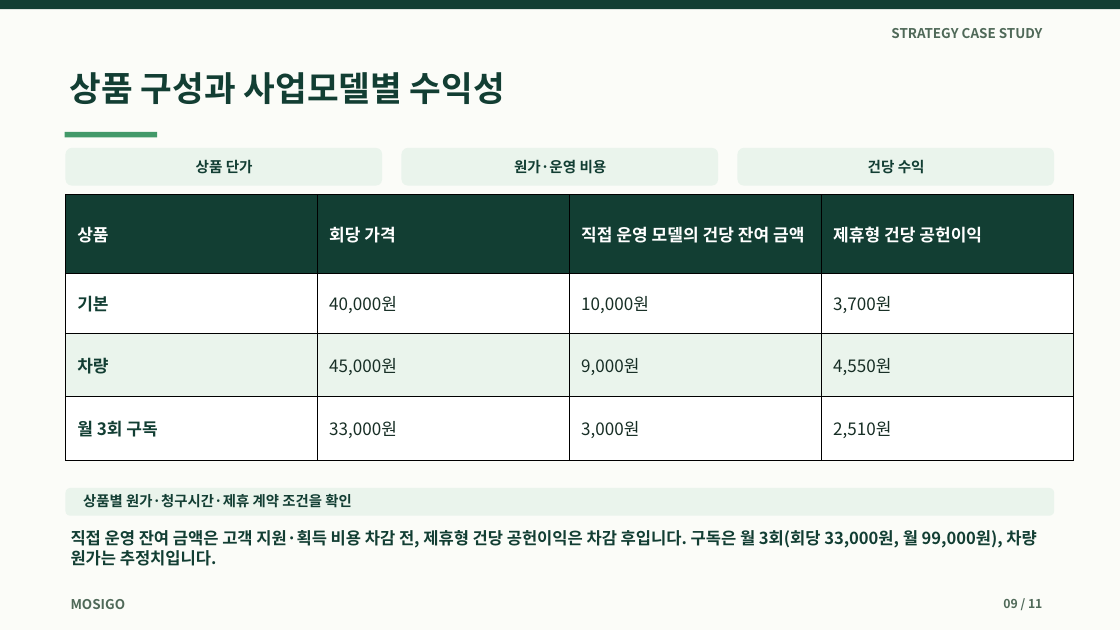
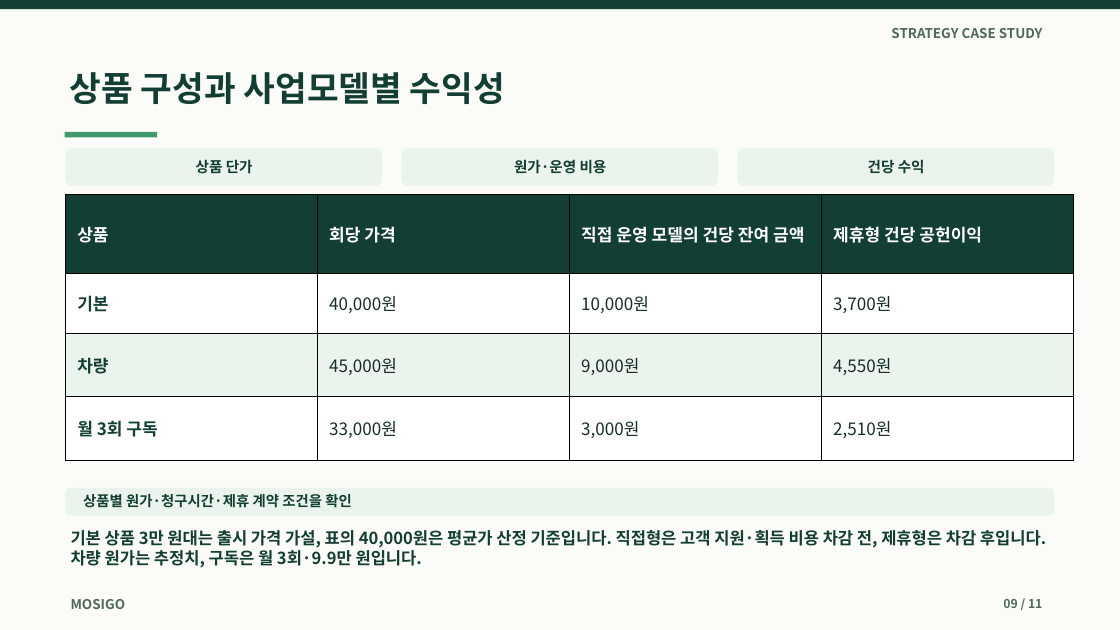
Before and after one commit to dohyunkimmm/mosigo-case-study, a slide deck: slide 9 of downloads/mosigo_report.pptx. Drawn at 1120x630 pixels with LibreOffice and Linux fonts; fonts in the diff are those of the drawing. Boxes give left, top, right and bottom in pixels: in the first picture for what was removed or moved away, otherwise in the second. Text is boxed around its words. In the diff, an @@ line names an element or a change of style, - is before the commit and + after.

```diff
--- a/downloads/mosigo_report.pptx
+++ b/downloads/mosigo_report.pptx
@@ text at (71,530,1046,569): text changed @@
-직접 운영 잔여 금액은 고객 지원·획득 비용 차감 전, 제휴형 건당 공헌이익은 차감 후입니다. 구독은 월 3회(회당 33,000원, 월 99,000원), 차량 원가는 추정치입니다.
+기본 상품 3만 원대는 출시 가격 가설, 표의 40,000원은 평균가 산정 기준입니다. 직접형은 고객 지원·획득 비용 차감 전, 제휴형은 차감 후입니다. 차량 원가는 추정치, 구독은 월 3회·9.9만 원입니다.
```
Also in this commit, not shown: 3 other files.
